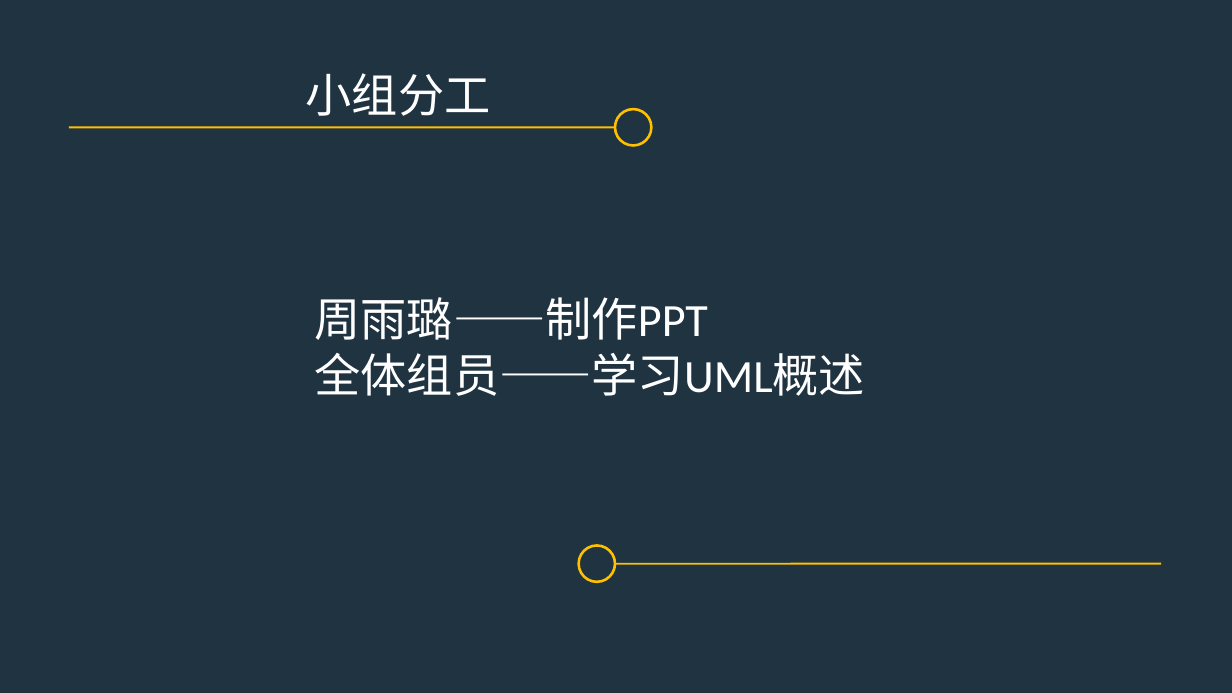
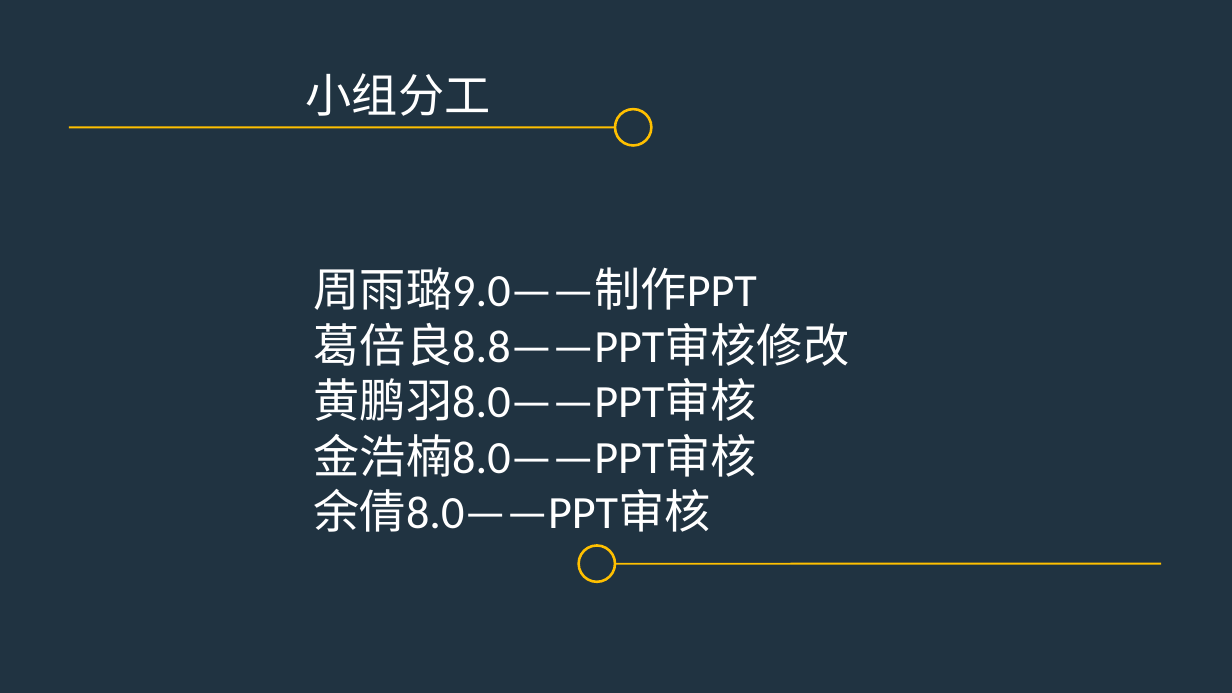
Before and after one commit to PRD2017-G07/G07-teamwork, a slide deck: slide 21 of 0PPT/UML概述.pptx. Drawn at 1232x693 pixels with LibreOffice and Linux fonts; fonts in the diff are those of the drawing. Boxes give left, top, right and bottom in pixels: in the first picture for what was removed or moved away, otherwise in the second. Text is boxed around its words. In the diff, an @@ line names an element or a change of style, - is before the commit and + after.

Commit message:
GBL

```diff
--- a/0PPT/UML概述.pptx
+++ b/0PPT/UML概述.pptx
@@ text at bbox=[314, 267, 850, 532]: text changed @@
-周雨璐——制作PPT
-全体组员——学习UML概述
+周雨璐9.0——制作PPT
+葛倍良8.8——PPT审核修改
+黄鹏羽8.0——PPT审核
+金浩楠8.0——PPT审核
+余倩8.0——PPT审核
```
